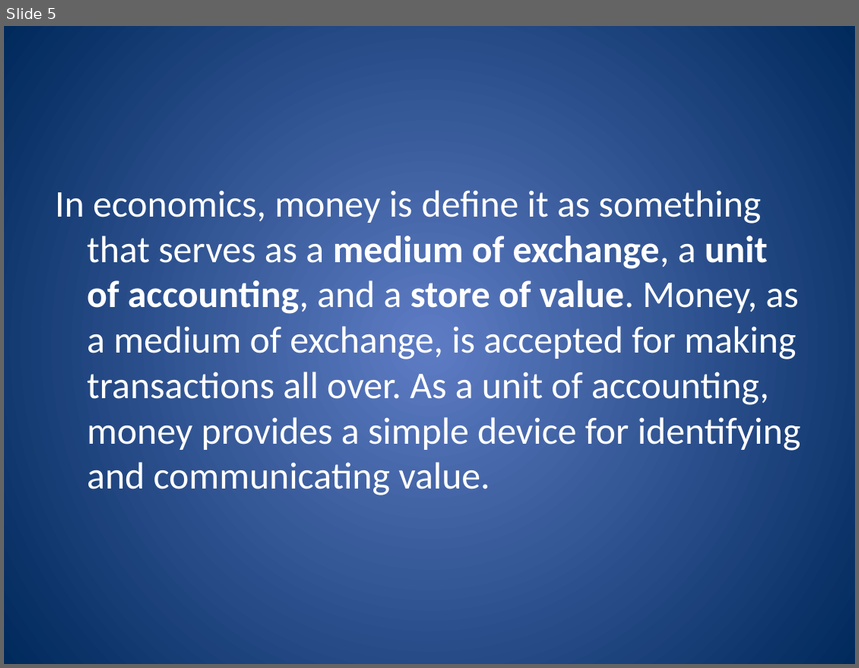
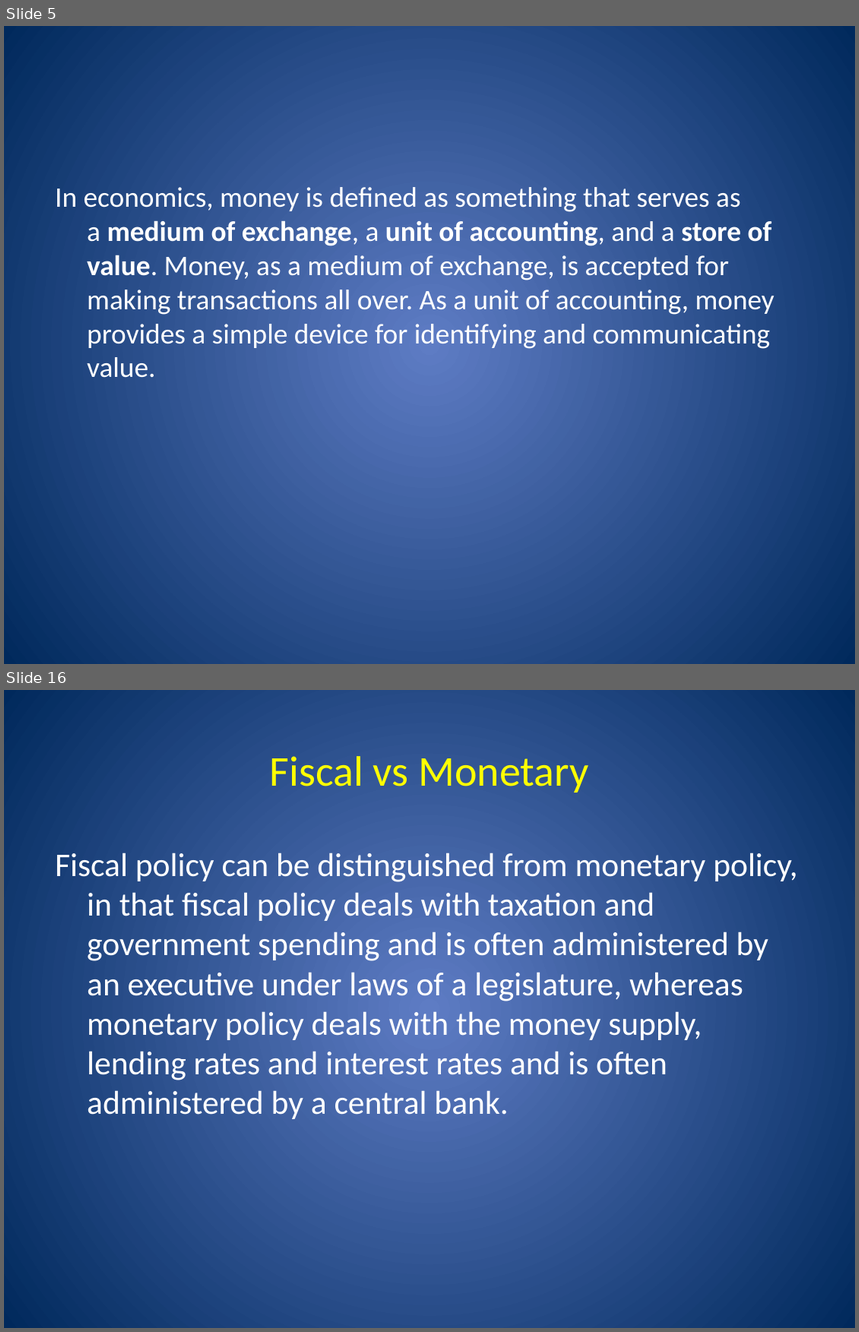
Before and after one commit to Amul01/Presentations, a slide deck: EEM-Money.pptx. Shown one above the other, each under a label of ours: slide 5 before the commit, slides 5 and 16 after it; the slides between them are not shown. The pictures are 859x668 and 859x1332 pixels, drawn with LibreOffice and Linux fonts; fonts in the diff are those of the drawing. Boxes give left, top, right and bottom in pixels: in the first picture for what was removed or moved away, otherwise in the second. Text is boxed around its words. In the diff, an @@ line names an element or a change of style, - is before the commit and + after.

```diff
--- a/EEM-Money.pptx
+++ b/EEM-Money.pptx
@@ slide 16 added at [4, 690, 855, 1328], background gradient #5E7CC5 to #00295C @@
@@ title added at [270, 756, 588, 793], 36 pt, text #FFFF00 @@
+Fiscal vs Monetary
@@ text added at [55, 853, 798, 1119], 28 pt, text #FFFFFF @@
+Fiscal policy can be distinguished from monetary policy, in that fiscal policy deals with taxation and government spending and is often administered by an executive under laws of a legislature, whereas monetary policy deals with the money supply, lending rates and interest rates and is often administered by a central bank.
@@ slide 5 changed as well @@
@@ text at [55, 187, 775, 378]: text changed; size 32 to 24 pt @@
-In economics, money is define it as something that serves as a medium of exchange, a unit of accounting, and a store of value. Money, as a medium of exchange, is accepted for making transactions all over. As a unit of accounting, money provides a simple device for identifying and communicating value.
+In economics, money is defined as something that serves as a medium of exchange, a unit of accounting, and a store of value. Money, as a medium of exchange, is accepted for making transactions all over. As a unit of accounting, money provides a simple device for identifying and communicating value.
```
Also in this commit, not shown: 2 other slides changed, 11 other slides added.
